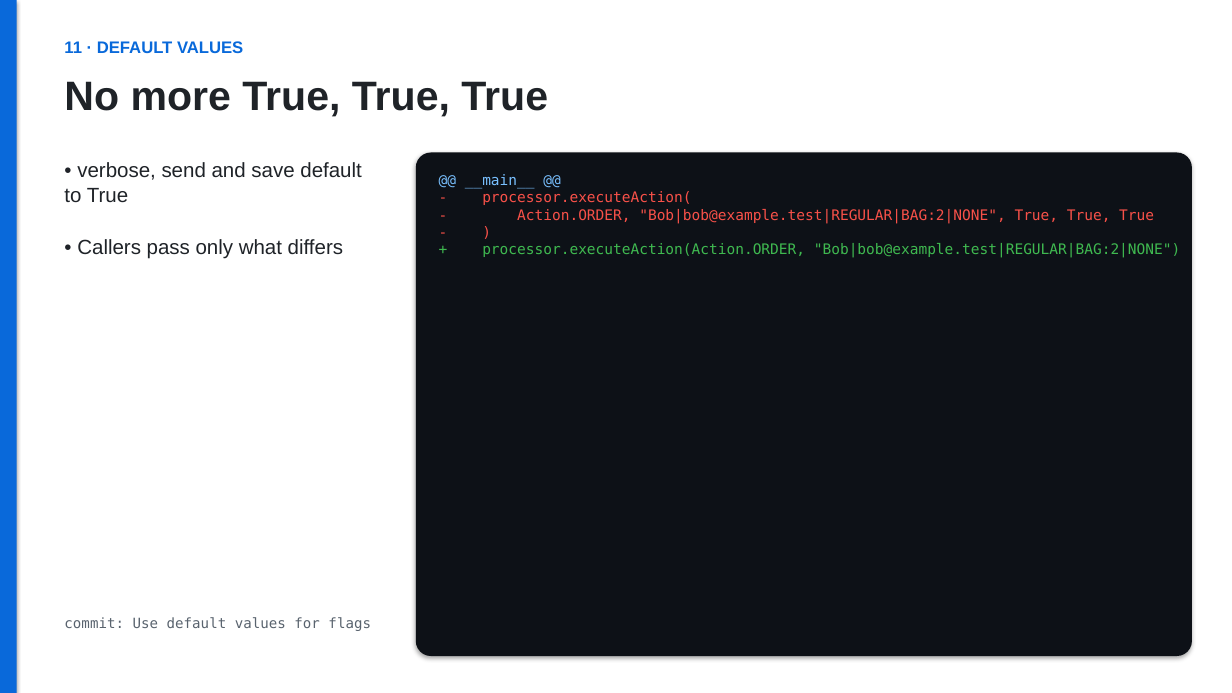
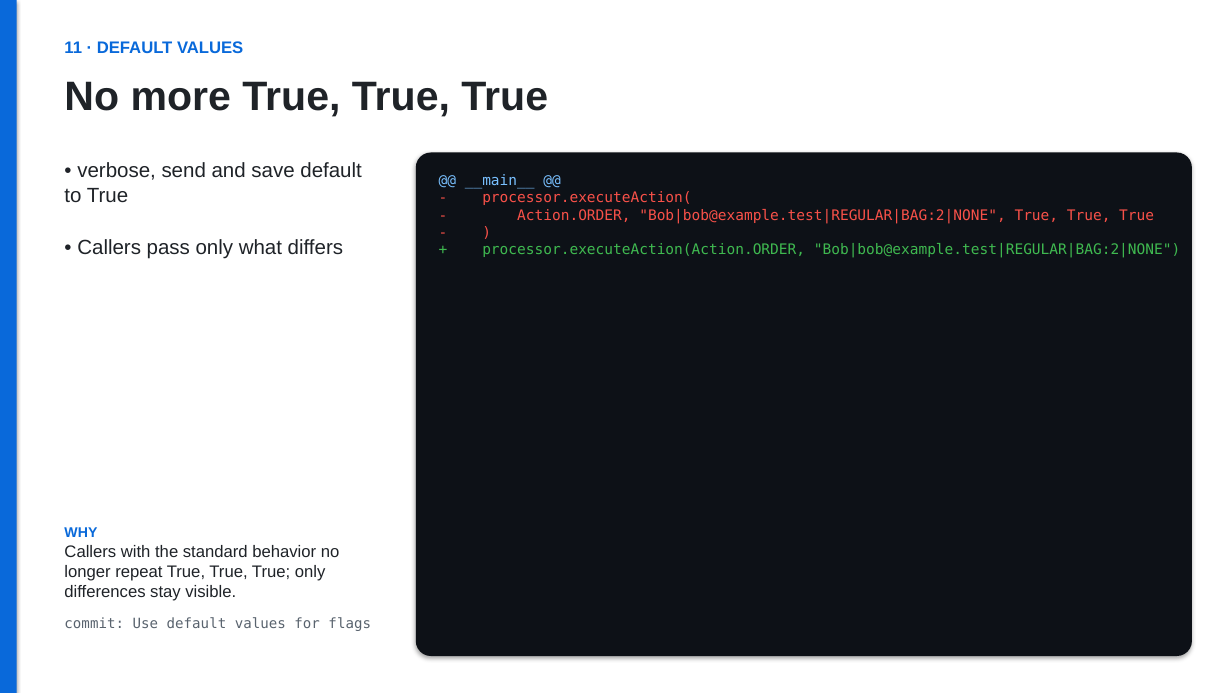
Before and after one commit to zielonyogor/clean-code-exercise, a slide deck: slide 14 of refactoring.pptx. Drawn at 1232x693 pixels with LibreOffice and Linux fonts; fonts in the diff are those of the drawing. Boxes give left, top, right and bottom in pixels: in the first picture for what was removed or moved away, otherwise in the second. Text is boxed around its words. In the diff, an @@ line names an element or a change of style, - is before the commit and + after.

```diff
--- a/refactoring.pptx
+++ b/refactoring.pptx
@@ text added at (64,527,340,601), 13 pt, text #1F2328 @@
+WHY
+Callers with the standard behavior no longer repeat True, True, True; only differences stay visible.
```
Also in this commit, not shown: 21 other slides changed.
